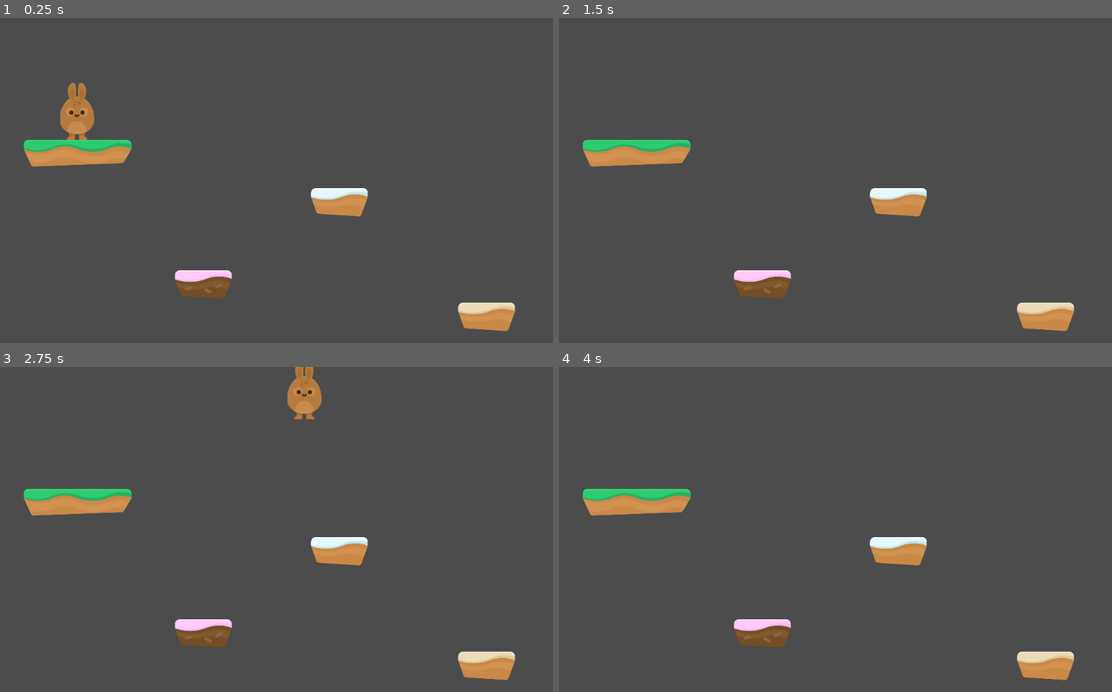
Above: before the commit, frames 1-4 (two rows, left to right).
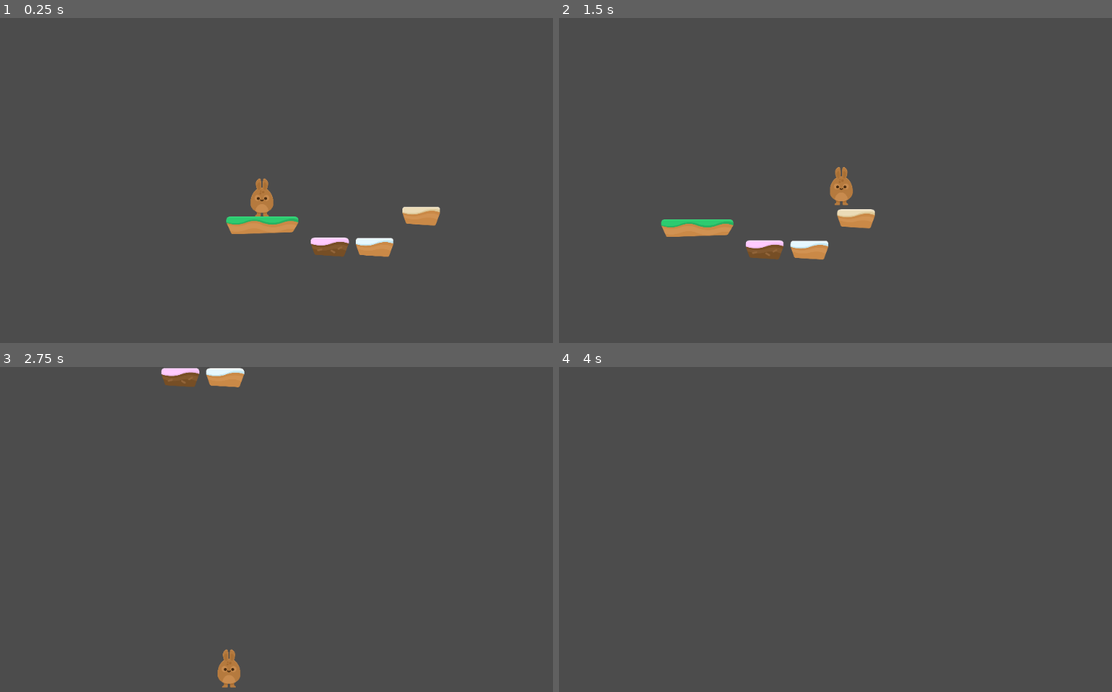
Above: after the commit, the same moments.

Repository: yu6940/bunnyjump
Game: Godot game, scene res://Scenes/Levels/Level1.tscn
Two runs of this game, one before a commit and one after it. Both use one fixed random seed, a clock stepped at 60 frames per second and the inputs below.
Inputs:
- Up to frame 1 (0.25 s): no input
- Up to frame 2 (1.5 s): hold D (right) from 0.53 s (still down); tap W (jump) at 0.6, 0.77, 1.07, 1.35 s
- Up to frame 3 (2.75 s): tap W (jump) at 1.52, 1.82, 2.1 s; release D (right) at 2.03 s; hold A (left) from 2.03 s (still down)
- Up to frame 4 (4 s): release A (left) at 2.78 s; hold D (right) from 2.78 s (still down); tap W (jump) at 2.85, 3.02, 3.32, 3.6, 3.77 s

The runs differ from the first frame. In frame 1, 6.7% of the frame differs, in the area x 4-94%, y 19-97%; in frame 2, 5.9%; in frame 3, 5.6%; in frame 4, 3.9%.

Commit message:
Double jump

Diff:
--- a/Player/Player.gd
+++ b/Player/Player.gd
@@ -5,7 +5,7 @@
 export var GRAVITY = 60
 export var SPEED = 500
 export var JUMP = 700
-
+export var jump_count = 0 #ค่าเริ่มต้น
 func _physics_process(delta): #ทำงานเมื่อมีระบบฟิสิกส์
 	apply_GRAVITY()
 	JUMP()
@@ -14,7 +14,7 @@
 	move_and_slide(motion, Vector2(0,-1))
 
 func apply_GRAVITY():
-	if is_on_floor():#ยืนบนfloor
+	if is_on_floor():#ยืนบนfloorและเป็นการให้กดค้างแล้วกระโดดทั้งเดียว ไม่บินขึ้น
 		print("I'm floor")
 	else:
 		motion.y += GRAVITY #(แบบย่อ) motion.y = motion.y + GRAVITY(ตัวเต็ม)
@@ -28,7 +28,12 @@
 		motion.x = 0
 
 func JUMP():
-	if Input.is_action_just_pressed("jump"): #just เป็นการให้กระโดดทั้งเดียว
-		motion.y = -JUMP
+	if jump_count < 1 : #เป็นการทำให้กระโดดได้มากกว่า 1 ครั้ง
+
+		if Input.is_action_just_pressed("jump"):
+			motion.y = -JUMP
+			jump_count = jump_count + 1
+	if is_on_floor():#จะกระโดดอีกครั้ง เมื่ออยู่บนพื้นเท่านั้น
+		jump_count = 0
 	#else:
 		#motion.y = 700 #ไม่จำเป็นต้องใสelse่ เพราะมีmotion.yข้างบนแล้ว
--- a/Player/Player.tscn
+++ b/Player/Player.tscn
@@ -20,3 +20,8 @@
 [node name="CollisionShape2D" type="CollisionShape2D" parent="."]
 position = Vector2( 0, -2.22677 )
 shape = SubResource( 1 )
+
+[node name="Camera2D" type="Camera2D" parent="."]
+current = true
+zoom = Vector2( 1.5, 1.5 )
+smoothing_enabled = true
--- a/Scenes/Levels/Level1.tscn
+++ b/Scenes/Levels/Level1.tscn
@@ -13,11 +13,11 @@
 scale = Vector2( 0.5, 0.5 )
 
 [node name="StaticBody2D_Pink" parent="." instance=ExtResource( 2 )]
-position = Vector2( 408.742, 469.648 )
+position = Vector2( 365.21, 295.52 )
 scale = Vector2( 0.5, 0.5 )
 
 [node name="StaticBody2D_Yellow" parent="." instance=ExtResource( 3 )]
-position = Vector2( 906.954, 526.79 )
+position = Vector2( 606.532, 213.459 )
 scale = Vector2( 0.5, 0.5 )
 
 [node name="StaticBody2D_Green" parent="." instance=ExtResource( 4 )]
@@ -25,5 +25,5 @@
 scale = Vector2( 0.5, 0.5 )
 
 [node name="StaticBody2D_White" parent="." instance=ExtResource( 5 )]
-position = Vector2( 648.074, 324.688 )
+position = Vector2( 483.468, 296.12 )
 scale = Vector2( 0.5, 0.5 )
